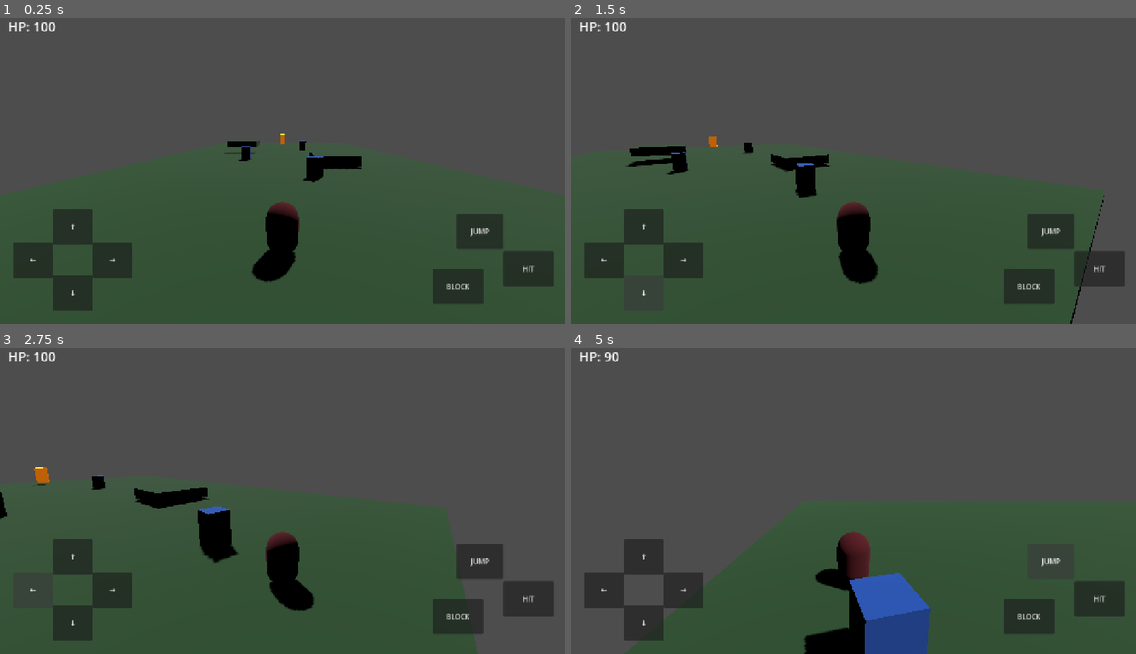
Above: before the commit, frames 1-4 (two rows, left to right).
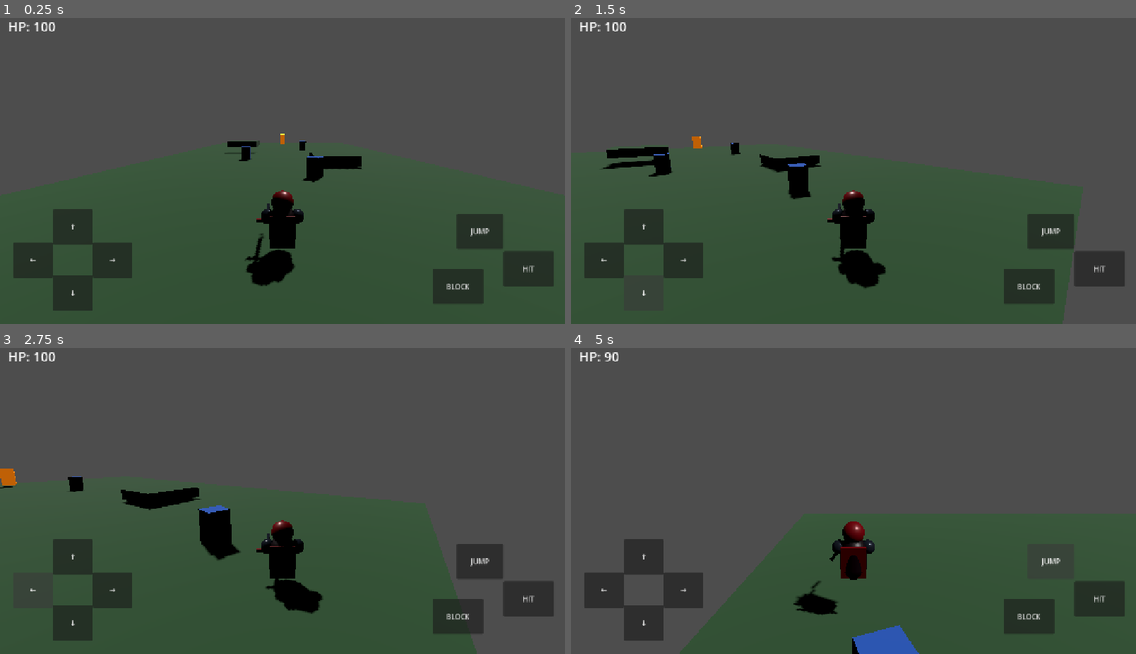
Above: after the commit, the same moments.

Repository: fuloplevente1998/reverse-supermario
Game: Godot game, scene res://scenes/main.tscn
Same seed, same stepped clock (60 frames per second), same inputs: the game is played once before the commit and once after it.
Inputs:
- Up to frame 1 (0.25 s): no input
- Up to frame 2 (1.5 s): click "↑" at 0.5 s; click "↓" at 1.25 s
- Up to frame 3 (2.75 s): click "←" at 2 s
- Up to frame 4 (5 s): click "→" at 2.75 s; click "JUMP" at 3.5 s; hold D (move_right) from 4.28 s (still down); hold K (block) from 4.28 s (still down); tap J (attack) at 4.35 s; tap Space (jump) at 4.52, 4.82 s

The runs differ from the first frame. In frame 1, 0.8% of the frame differs, in the area x 43-54%, y 56-88%; in frame 2, 2.4%; in frame 3, 1.7%; in frame 4, 6.9%, in the area x 9-64%, y 56-100%.
Error after the commit: Invalid call to function 'take_damage' in base 'CharacterBody3D (enemy.gd)'. Expected 1 argument(s). (res://scripts/player.gd:80)

Commit message:
Upgrade player controller and combat feedback

Diff:
--- a/scripts/player.gd
+++ b/scripts/player.gd
@@ -2,43 +2,60 @@
 
 signal hp_changed(value: int)
 signal died
-
-@export var move_speed := 6.0
-@export var jump_velocity := 7.0
+signal attack_performed
+signal damage_taken(amount: int, blocked: bool)
+
+@export var move_speed := 7.2
+@export var acceleration := 22.0
+@export var jump_velocity := 8.0
 @export var max_hp := 100
-@export var attack_damage := 25
-@export var attack_range := 2.2
-@export var attack_cooldown := 0.45
+@export var attack_damage := 30
+@export var attack_range := 2.65
+@export var attack_cooldown := 0.38
 
 var hp := 100
 var blocking := false
 var attack_ready := true
+var dead := false
+var visual_root: Node3D
+var body_mesh: MeshInstance3D
+var weapon_root: Node3D
 
 func _ready() -> void:
     hp = max_hp
     add_to_group("player")
+    _build_character_visual()
 
 func _physics_process(delta: float) -> void:
+    if dead:
+        return
+
     if not is_on_floor():
         velocity += get_gravity() * delta
 
     if Input.is_action_just_pressed("jump") and is_on_floor():
         velocity.y = jump_velocity
+        _jump_squash()
 
     var input_vec := Input.get_vector("move_left", "move_right", "move_forward", "move_back")
     var direction := Vector3(input_vec.x, 0.0, input_vec.y)
 
     if direction.length() > 0.05:
         direction = direction.normalized()
-        velocity.x = direction.x * move_speed
-        velocity.z = direction.z * move_speed
+        velocity.x = move_toward(velocity.x, direction.x * move_speed, acceleration * delta)
+        velocity.z = move_toward(velocity.z, direction.z * move_speed, acceleration * delta)
         var target_yaw := atan2(direction.x, direction.z)
-        rotation.y = lerp_angle(rotation.y, target_yaw, min(1.0, delta * 10.0))
+        rotation.y = lerp_angle(rotation.y, target_yaw, min(1.0, delta * 12.0))
+        if visual_root:
+            visual_root.position.y = sin(Time.get_ticks_msec() * 0.018) * 0.035
     else:
-        velocity.x = move_toward(velocity.x, 0.0, move_speed * 5.0 * delta)
-        velocity.z = move_toward(velocity.z, 0.0, move_speed * 5.0 * delta)
+        velocity.x = move_toward(velocity.x, 0.0, acceleration * delta)
+        velocity.z = move_toward(velocity.z, 0.0, acceleration * delta)
+        if visual_root:
+            visual_root.position.y = move_toward(visual_root.position.y, 0.0, delta * 0.4)
 
     blocking = Input.is_action_pressed("block")
+    _update_block_pose(delta)
 
     if Input.is_action_just_pressed("attack"):
         attack()
@@ -46,30 +63,38 @@
     move_and_slide()
 
 func attack() -> void:
-    if not attack_ready:
+    if not attack_ready or dead:
         return
     attack_ready = false
-
+    attack_performed.emit()
+    _attack_animation()
+
+    var forward := global_transform.basis.z.normalized()
     for enemy in get_tree().get_nodes_in_group("enemies"):
         if not is_instance_valid(enemy):
             continue
         var offset: Vector3 = enemy.global_position - global_position
-        if offset.length() <= attack_range:
-            var forward := global_transform.basis.z.normalized()
-            var flat_offset := Vector3(offset.x, 0.0, offset.z).normalized()
-            if forward.dot(flat_offset) > -0.35:
-                enemy.take_damage(attack_damage)
+        var flat_offset := Vector3(offset.x, 0.0, offset.z)
+        if flat_offset.length() <= attack_range and flat_offset.length() > 0.01:
+            if forward.dot(flat_offset.normalized()) > 0.15:
+                enemy.take_damage(attack_damage, global_position)
 
     await get_tree().create_timer(attack_cooldown).timeout
     attack_ready = true
 
 func take_damage(amount: int) -> void:
+    if dead:
+        return
     var actual := amount
+    var was_blocked := blocking
     if blocking:
-        actual = int(ceil(amount * 0.35))
+        actual = maxi(1, int(ceil(amount * 0.28)))
     hp = max(0, hp - actual)
     hp_changed.emit(hp)
+    damage_taken.emit(actual, was_blocked)
+    _damage_flash(was_blocked)
     if hp <= 0:
+        dead = true
         died.emit()
 
 func set_touch_action(action: StringName, pressed: bool) -> void:
@@ -77,3 +102,117 @@
         Input.action_press(action)
     else:
         Input.action_release(action)
+
+func _build_character_visual() -> void:
+    var old_mesh := get_node_or_null("Mesh") as MeshInstance3D
+    if old_mesh:
+        old_mesh.visible = false
+
+    visual_root = Node3D.new()
+    visual_root.name = "HeroVisual"
+    add_child(visual_root)
+
+    var dark := StandardMaterial3D.new()
+    dark.albedo_color = Color(0.09, 0.035, 0.06, 1)
+    dark.metallic = 0.25
+    dark.roughness = 0.42
+
+    var crimson := StandardMaterial3D.new()
+    crimson.albedo_color = Color(0.48, 0.035, 0.07, 1)
+    crimson.metallic = 0.15
+    crimson.roughness = 0.35
+
+    var steel := StandardMaterial3D.new()
+    steel.albedo_color = Color(0.22, 0.25, 0.31, 1)
+    steel.metallic = 0.75
+    steel.roughness = 0.2
+
+    body_mesh = MeshInstance3D.new()
+    var torso := CapsuleMesh.new()
+    torso.radius = 0.47
+    torso.height = 1.45
+    body_mesh.mesh = torso
+    body_mesh.material_override = dark
+    body_mesh.position.y = 0.05
+    visual_root.add_child(body_mesh)
+
+    var head := MeshInstance3D.new()
+    var sphere := SphereMesh.new()
+    sphere.radius = 0.37
+    sphere.height = 0.74
+    head.mesh = sphere
+    head.material_override = crimson
+    head.position = Vector3(0, 0.93, 0)
+    visual_root.add_child(head)
+
+    for side in [-1.0, 1.0]:
+        var shoulder := MeshInstance3D.new()
+        var shoulder_mesh := SphereMesh.new()
+        shoulder_mesh.radius = 0.24
+        shoulder_mesh.height = 0.48
+        shoulder.mesh = shoulder_mesh
+        shoulder.material_override = steel
+        shoulder.position = Vector3(0.48 * side, 0.43, 0)
+        visual_root.add_child(shoulder)
+
+    var cape := MeshInstance3D.new()
+    var cape_mesh := BoxMesh.new()
+    cape_mesh.size = Vector3(0.8, 1.15, 0.08)
+    cape.mesh = cape_mesh
+    cape.material_override = crimson
+    cape.position = Vector3(0, 0.05, -0.38)
+    cape.rotation_degrees.x = -8
+    visual_root.add_child(cape)
+
+    weapon_root = Node3D.new()
+    weapon_root.position = Vector3(0.58, 0.15, 0.15)
+    visual_root.add_child(weapon_root)
+
+    var blade := MeshInstance3D.new()
+    var blade_mesh := BoxMesh.new()
+    blade_mesh.size = Vector3(0.12, 0.12, 1.65)
+    blade.mesh = blade_mesh
+    blade.material_override = steel
+    blade.position = Vector3(0, 0, 0.82)
+    weapon_root.add_child(blade)
+
+    var guard := MeshInstance3D.new()
+    var guard_mesh := BoxMesh.new()
+    guard_mesh.size = Vector3(0.65, 0.11, 0.12)
+    guard.mesh = guard_mesh
+    guard.material_override = crimson
+    guard.position = Vector3(0, 0, 0.12)
+    weapon_root.add_child(guard)
+
+func _attack_animation() -> void:
+    if weapon_root == null:
+        return
+    var tween := create_tween()
+    tween.set_trans(Tween.TRANS_QUAD).set_ease(Tween.EASE_OUT)
+    tween.tween_property(weapon_root, "rotation_degrees:x", -105.0, 0.10)
+    tween.tween_property(weapon_root, "rotation_degrees:x", 18.0, 0.18)
+
+func _jump_squash() -> void:
+    if visual_root == null:
+        return
+    var tween := create_tween()
+    tween.tween_property(visual_root, "scale", Vector3(0.9, 1.12, 0.9), 0.08)
+    tween.tween_property(visual_root, "scale", Vector3.ONE, 0.14)
+
+func _update_block_pose(delta: float) -> void:
+    if weapon_root == null:
+        return
+    var target := -55.0 if blocking else 0.0
+    weapon_root.rotation_degrees.z = lerp(weapon_root.rotation_degrees.z, target, min(1.0, delta * 12.0))
+
+func _damage_flash(was_blocked: bool) -> void:
+    if body_mesh == null:
+        return
+    var mat := body_mesh.material_override as StandardMaterial3D
+    if mat == null:
+        return
+    var original := mat.albedo_color
+    mat.albedo_color = Color(0.2, 0.55, 1.0, 1) if was_blocked else Color(1.0, 0.12, 0.1, 1)
+    await get_tree().create_timer(0.11).timeout
+    if is_instance_valid(mat):
+        mat.albedo_color = original
